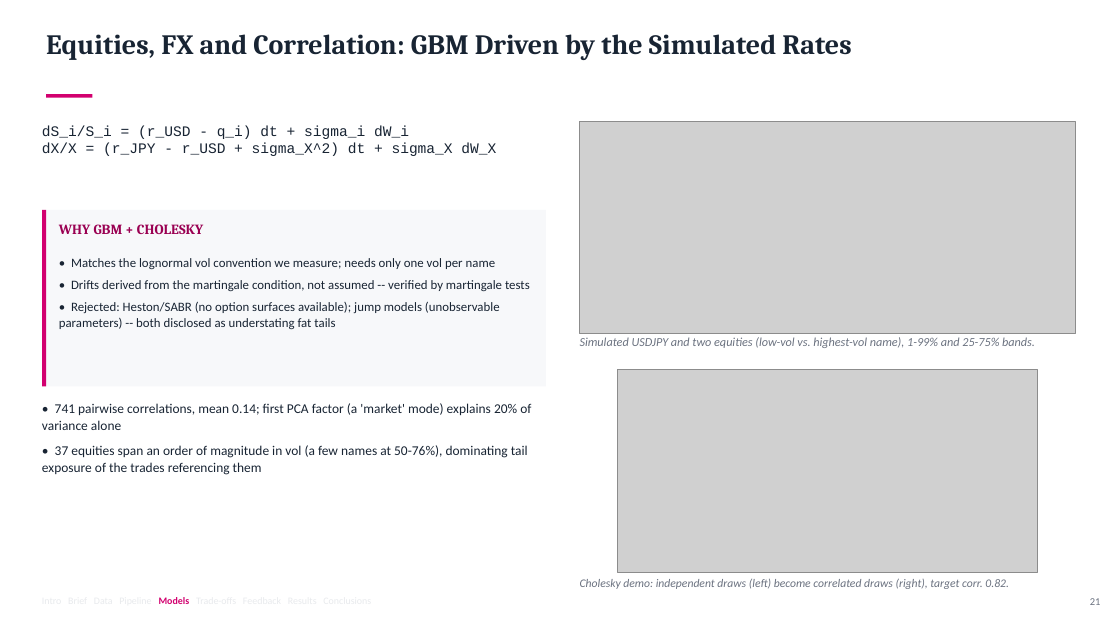
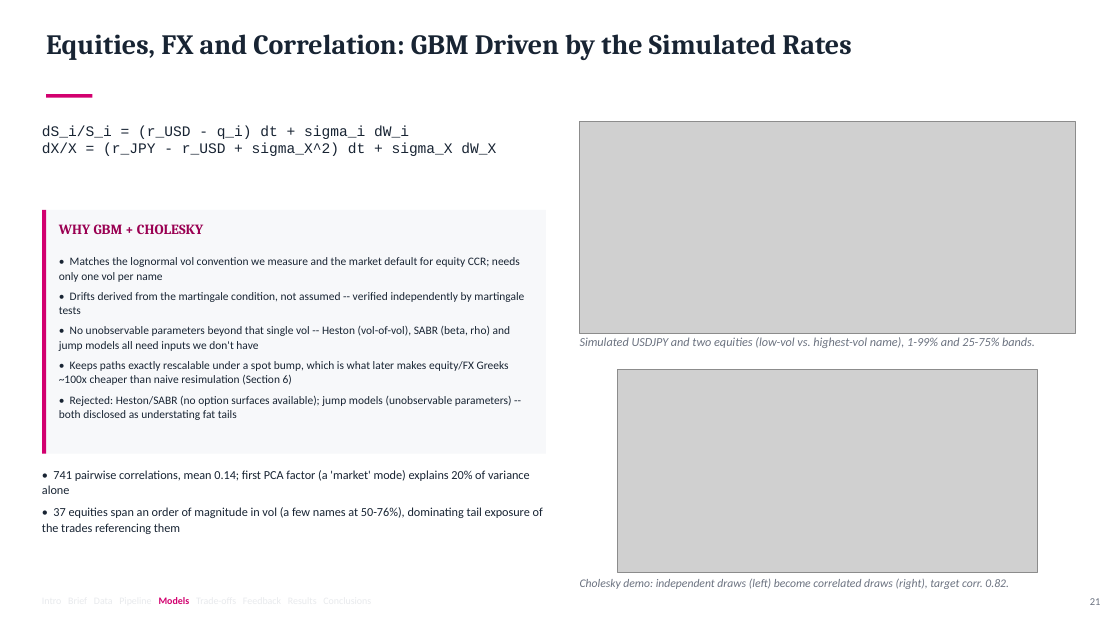
Before and after one commit to eshapandya24/capitolis-risk-engine, a slide deck: slide 21 of docs/Capitolis_CCR_Client_Final_Presentation.pptx. Drawn at 1120x630 pixels with LibreOffice and Linux fonts; fonts in the diff are those of the drawing; grey boxes stand for pictures. Boxes give left, top, right and bottom in pixels: in the first picture for what was removed or moved away, otherwise in the second. Text is boxed around its words. In the diff, an @@ line names an element or a change of style, - is before the commit and + after.

```diff
--- a/docs/Capitolis_CCR_Client_Final_Presentation.pptx
+++ b/docs/Capitolis_CCR_Client_Final_Presentation.pptx
@@ rectangle: place and size @@
-rectangle at [42, 210, 546, 386]
+rectangle at [42, 210, 546, 454]
@@ rectangle: place and size @@
-rectangle at [42, 210, 46, 386]
+rectangle at [42, 210, 46, 454]
@@ text at [59, 257, 524, 385]: text changed; size 11 to 9.8 pt @@
-• Matches the lognormal vol convention we measure; needs only one vol per name
-• Drifts derived from the martingale condition, not assumed -- verified by martingale tests
+• Matches the lognormal vol convention we measure and the market default for equity CCR; needs only one vol per name
+• Drifts derived from the martingale condition, not assumed -- verified independently by martingale tests
+• No unobservable parameters beyond that single vol -- Heston (vol-of-vol), SABR (beta, rho) and jump models all need inputs we don't have
+• Keeps paths exactly rescalable under a spot bump, which is what later makes equity/FX Greeks ~100x cheaper than naive resimulation (Section 6)
@@ text at [59, 396, 512, 420]: size 11 to 9.8 pt in "• Rejected: Heston/SABR (no option surfaces available); ..." @@
@@ text "• 741 pairwise correlations, mean ...": place and size @@
-text "• 741 pairwise correlations, mean ..." at [42, 403, 531, 475]
+text "• 741 pairwise correlations, mean ..." at [42, 470, 543, 534]
@@ text "• 741 pairwise correlations, mean ..." at [42, 470, 543, 534]: size 11.5 to 10.5 pt; less space between paragraphs @@
```
Also in this commit, not shown: 11 other slides changed, 1 other file.
